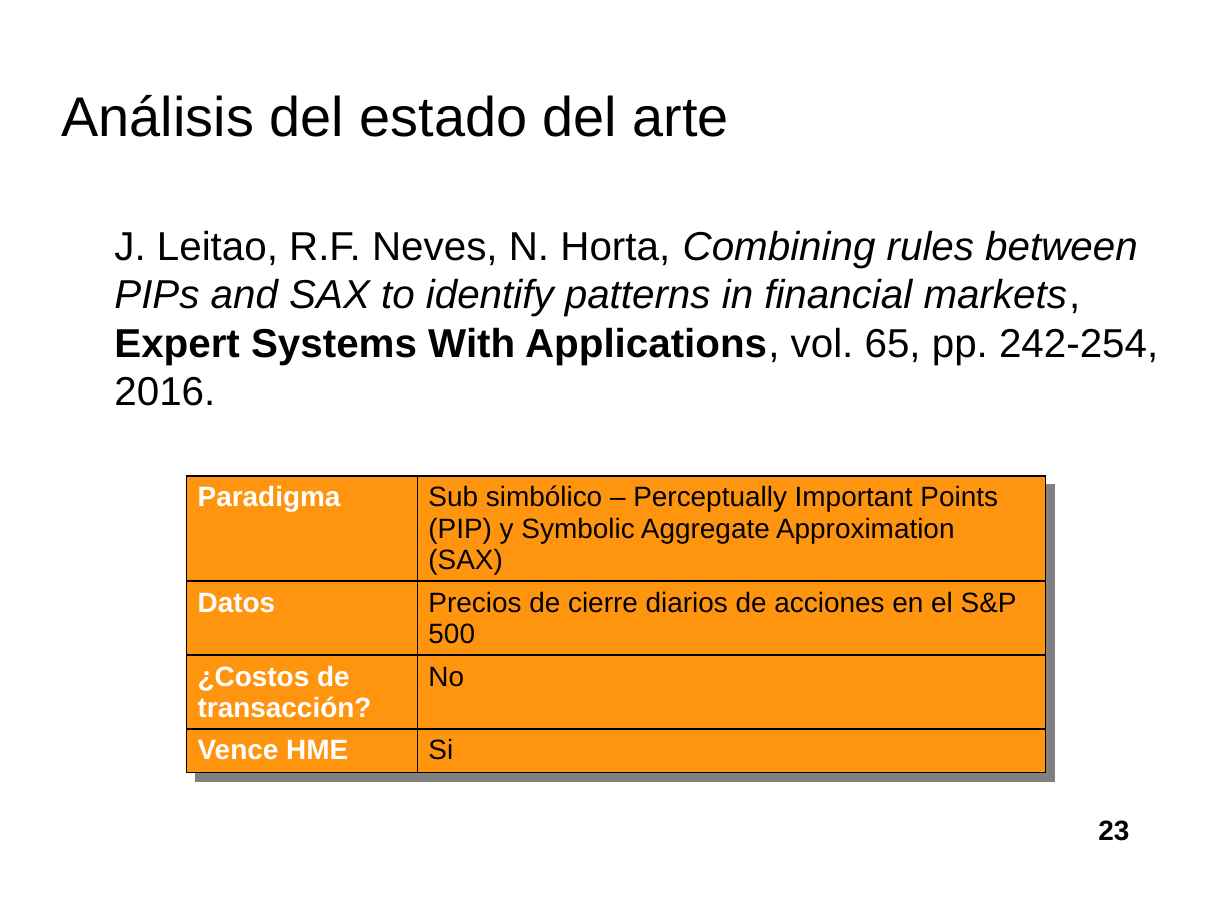
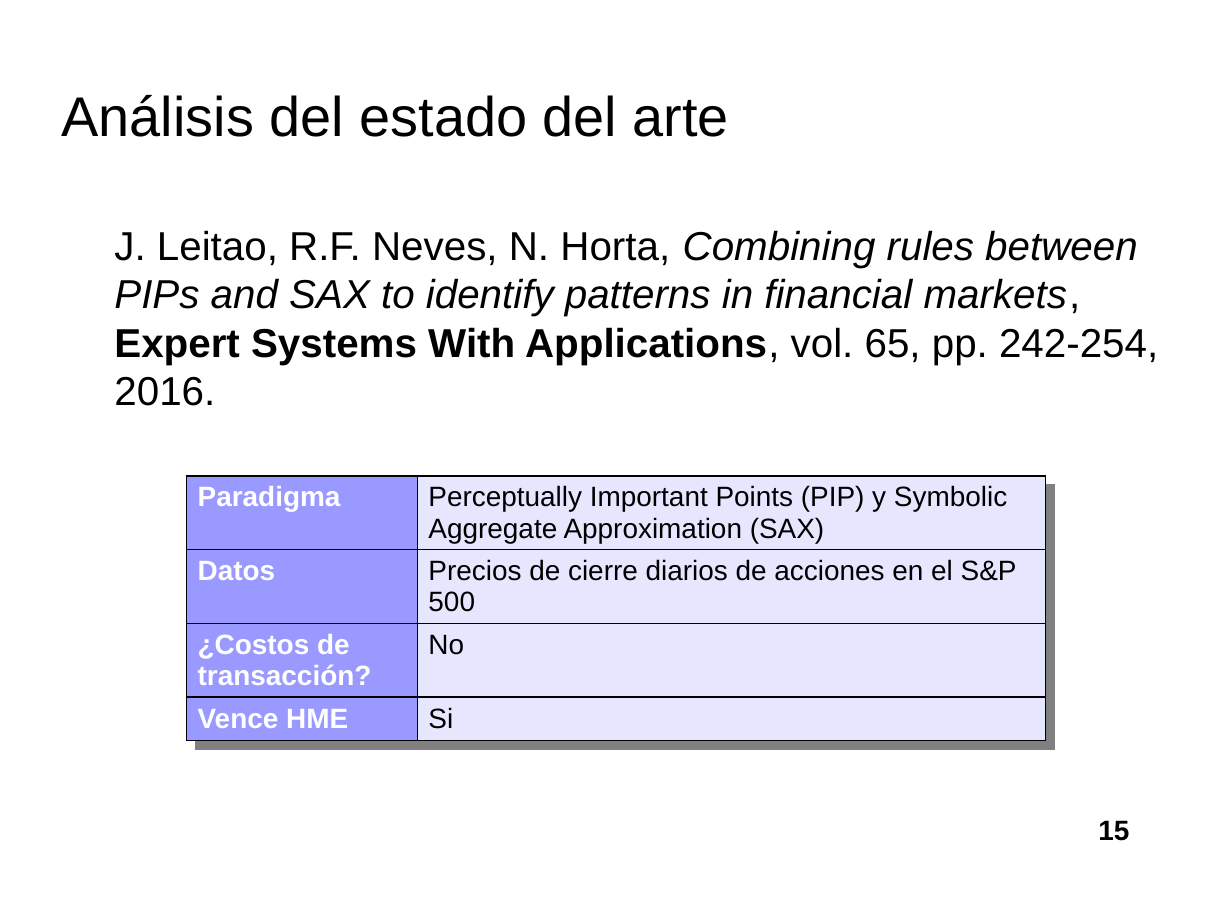
Before and after one commit to davidrmh/Thesis, a slide deck: slide 15 of presentaciones_finales/presentacion_seminario_B19.odp (slide 23 before the commit). Drawn at 1232x924 pixels with LibreOffice and Linux fonts; fonts in the diff are those of the drawing; background and template pictures are left out. Boxes give left, top, right and bottom in pixels: in the first picture for what was removed or moved away, otherwise in the second. Text is boxed around its words. In the diff, an @@ line names an element or a change of style, - is before the commit and + after.

```diff
--- a/presentaciones_finales/presentacion_seminario_B19.odp
+++ b/presentaciones_finales/presentacion_seminario_B19.odp
@@ table at [187, 476, 1045, 742] @@
-row 1, column 2: Sub simbólico – Perceptually Important Points (PIP) y Symbolic Aggregate Approximation (SAX)
+row 1, column 2: Perceptually Important Points (PIP) y Symbolic Aggregate Approximation (SAX)
@@ fill #FF950E to #9999FF in 4 cells @@
@@ fill #FF950E to #E6E6FF in 4 cells @@
@@ page number at [1098, 820, 1129, 841]: text changed @@
-23
+15
```
Also in this commit, not shown: 14 other slides changed, 9 slides added, 22 slides removed.
